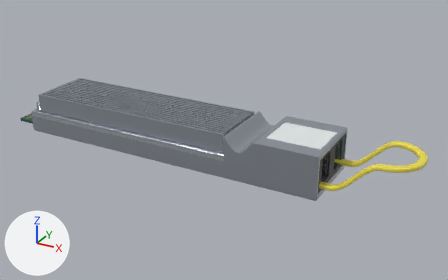
One commit to the Blender file tools/blender/osfp-module-twin.blend: the scene before it, then after it.
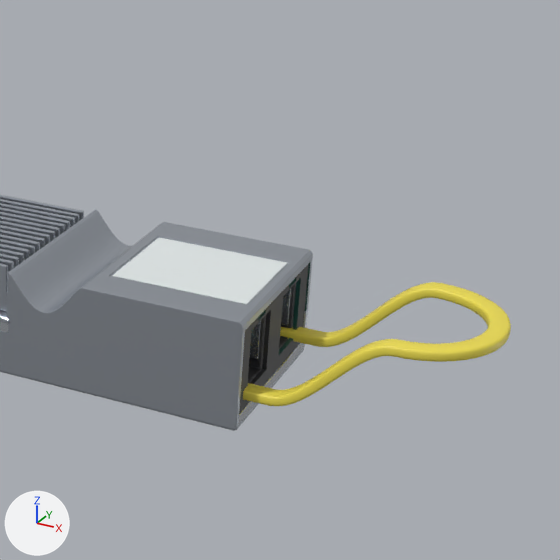
Each version is shown whole from a 50 mm lens placed at (0.102, -0.1493, 0.0809), pointed at (0.0184, 0.0026, 0.005), then close up on the part from 49% to 100% of the width and 9% to 91% of the height. The axes (+X, +Y, +Z) are drawn at lower left. The lights are the same throughout. The last two pictures show the newer version.

In view in the first close-up: '01_BASE__01', '04_COVER 01 | Satin nickel aluminium', '04_COVER optical nose', '04_COVER__17', '05_PULL_TAB swept strap', 'MPO bezel' and 5 more.
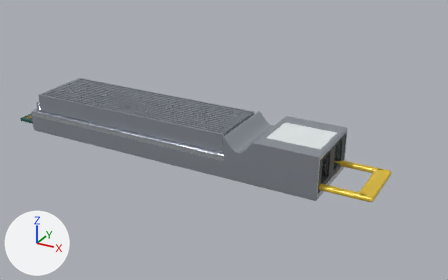
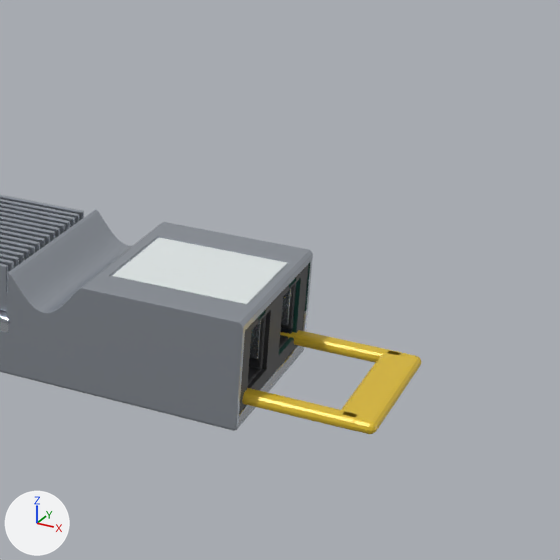
Location of each change, [x1, y1, x2, y2] in pixels of the close-ups (560 x 560 px):
'05_PULL_TAB swept strap', deleted (yellow)
    before: [243, 282, 511, 406]
'05_PULL_TAB__12', added (yellow)
    after: [242, 330, 421, 434]

Diff of the bpy script that builds the scene:
```diff
--- a/tools/blender/osfp-module-twin.blend.py
+++ b/tools/blender/osfp-module-twin.blend.py
@@ mat_12___pull_tab_ochre @@
 mat_12___pull_tab_ochre = principled_material('12 | Pull tab ochre')
-mat_12___pull_tab_ochre.base_color = (0.85, 0.72, 0.08)  # yellow #eddd50
+mat_12___pull_tab_ochre.base_color = (0.77, 0.53, 0.035)  # yellow #e3c035
@@ me_pull_grip_001 @@
+me_pull_grip_001.from_pydata(...)  # 1168 vertices, 564 faces; spans x -0.0145..0.0022, y -0.0093..0.0093, z -0.0007..0.0007
+me_pull_grip_001.materials.append(mat_12___pull_tab_ochre)  # yellow #e3c035
@@ ob_05_pull_tab_swept_strap @@
-ob_05_pull_tab_swept_strap = bpy.data.objects.new('05_PULL_TAB swept strap', me_05_pull_tab_swept_strap)
-ob_05_pull_tab_swept_strap.parent = ob_05_pull_tab
-ob_05_pull_tab_swept_strap.location = (0.0, 0.0, 0.0)
@@ ob_05_pull_tab__12 @@
+ob_05_pull_tab__12 = bpy.data.objects.new('05_PULL_TAB__12', me_pull_grip_001)
+ob_05_pull_tab__12.parent = ob_05_pull_tab
+ob_05_pull_tab__12.location = (0.066, 0.0, 0.003)
```
